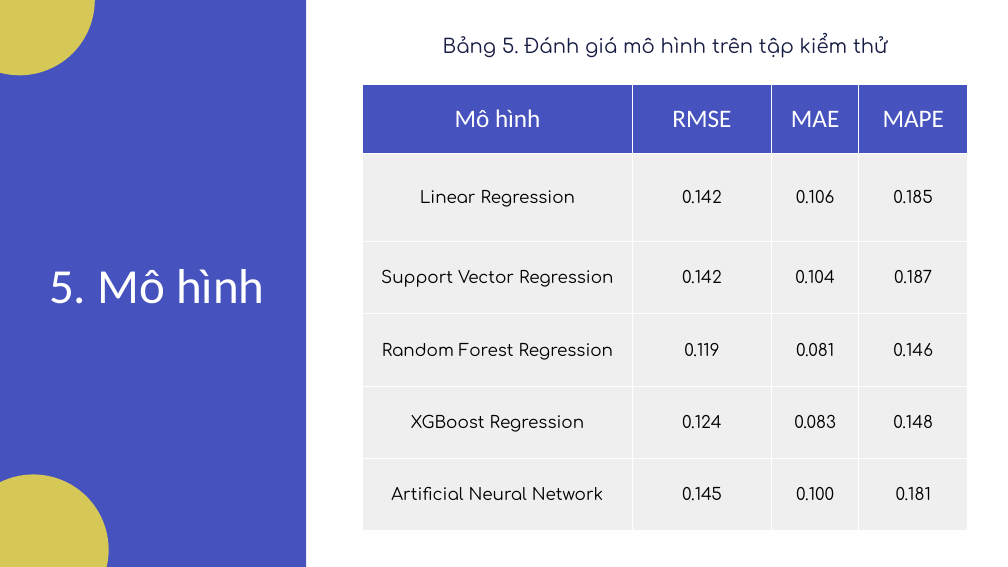
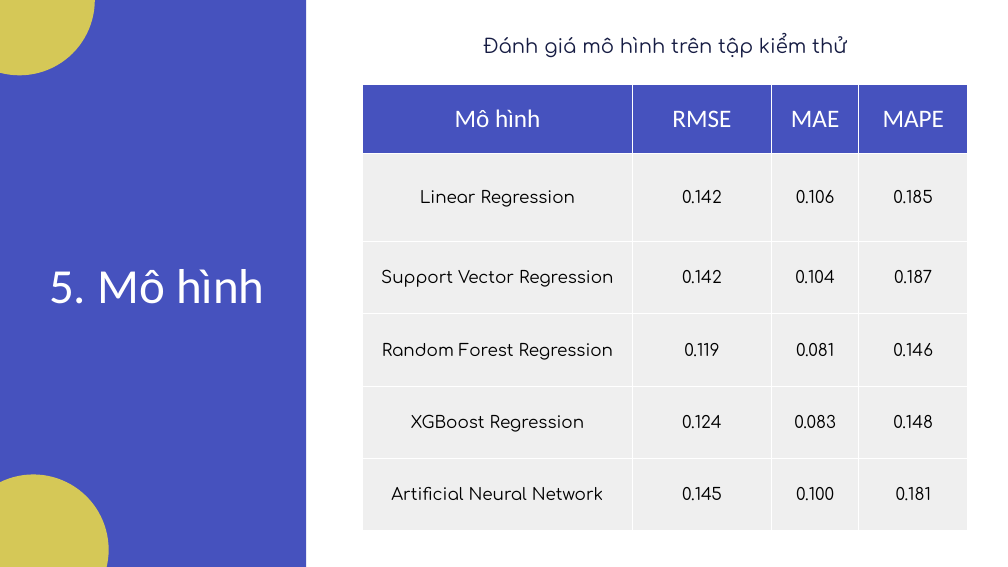
Before and after one commit to Tam1032/Garment-Employee-Productivity, a slide deck: slide 12 of Report/Slide.pptx (slide 14 before the commit). Drawn at 1008x567 pixels with LibreOffice and Linux fonts; fonts in the diff are those of the drawing. Boxes give left, top, right and bottom in pixels: in the first picture for what was removed or moved away, otherwise in the second. Text is boxed around its words. In the diff, an @@ line names an element or a change of style, - is before the commit and + after.

```diff
--- a/Report/Slide.pptx
+++ b/Report/Slide.pptx
@@ text at [484, 33, 846, 58]: text changed @@
-Bảng 5. Đánh giá mô hình trên tập kiểm thử
+Đánh giá mô hình trên tập kiểm thử
```
Also in this commit, not shown: 7 other slides changed, 2 slides added, 4 slides removed, 1 other file.
